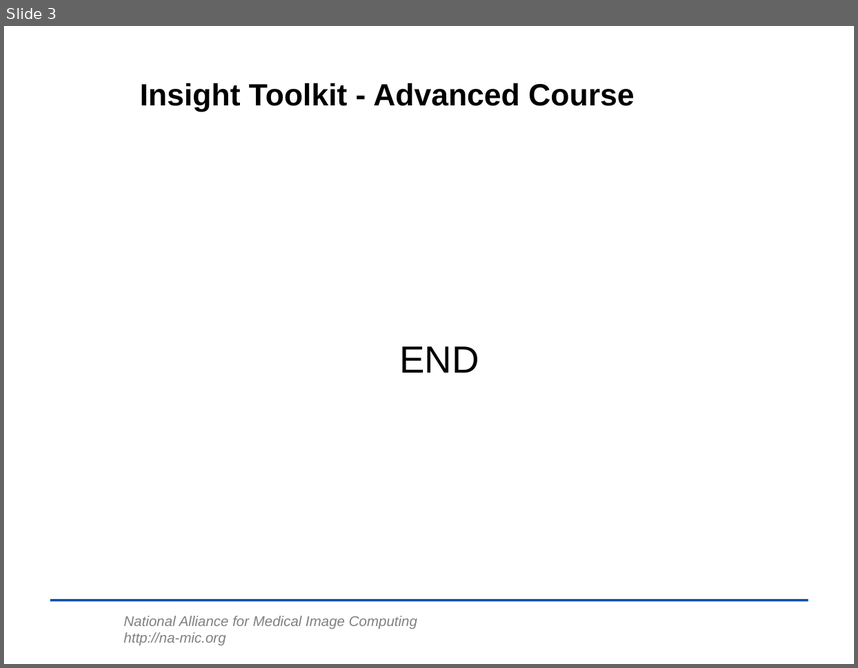
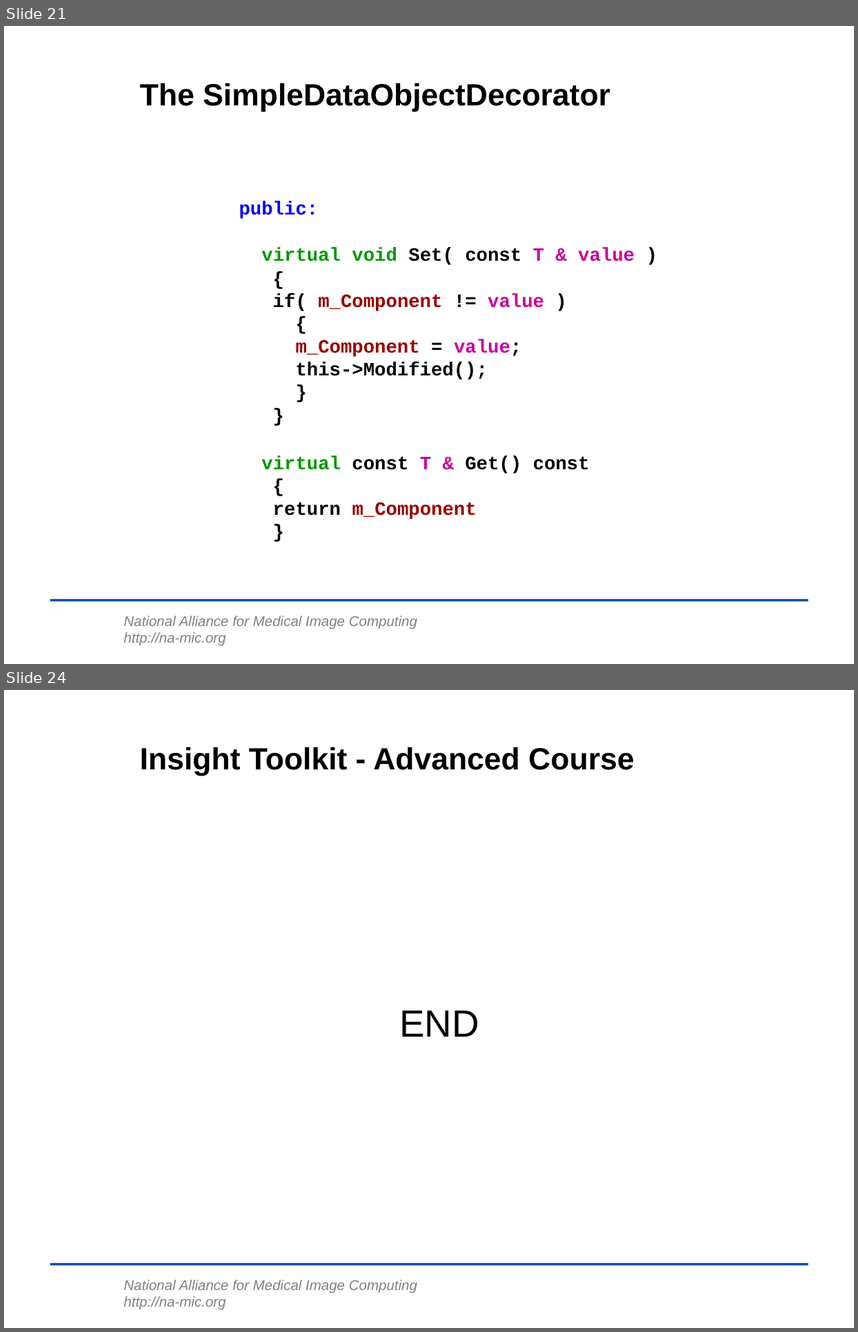
Before and after one commit to lheckemann/namic-sandbox, a slide deck: ITKAdvancedCourse/doc/presentations/DesignPatterns.ppt. Shown one above the other, each under a label of ours: slide 3 before the commit, slides 21 and 24 after it; the slides between them are not shown. The pictures are 858x668 and 858x1332 pixels, drawn with LibreOffice and Linux fonts; fonts in the diff are those of the drawing; background and template pictures are left out. Boxes give left, top, right and bottom in pixels: in the first picture for what was removed or moved away, otherwise in the second. Text is boxed around its words. In the diff, an @@ line names an element or a change of style, - is before the commit and + after.

Commit message:
ENH: Added description of the pipeline, pervasive pipelining and Decorator.

```diff
--- a/ITKAdvancedCourse/doc/presentations/DesignPatterns.ppt
+++ b/ITKAdvancedCourse/doc/presentations/DesignPatterns.ppt
@@ slide 21 added at <box>4,26,854,664</box>, background #FFFFFF; not listed: 2 template elements that a slide beside it also shows @@
@@ title added at <box>140,83,611,112</box>, 26 pt, text #000000, bold @@
+The SimpleDataObjectDecorator
@@ text added at <box>239,201,635,519</box>, 16 pt, text #000000, bold @@
+public:
+virtual void Set( const T & value )
+{
+if( m_Component != value )
+{
+m_Component = value;
+this->Modified();
+}
+}
+virtual const T & Get() const
+{
+return m_Component
+}
@@ what was slide 3 is now slide 24 @@
```
Also in this commit, not shown: 1 slide changed, 20 other slides added.
